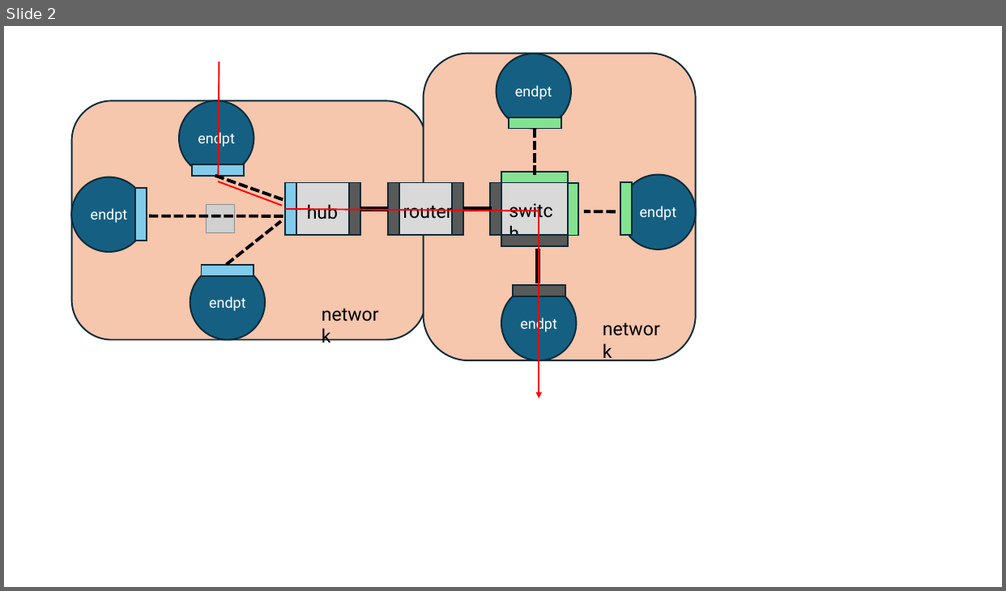
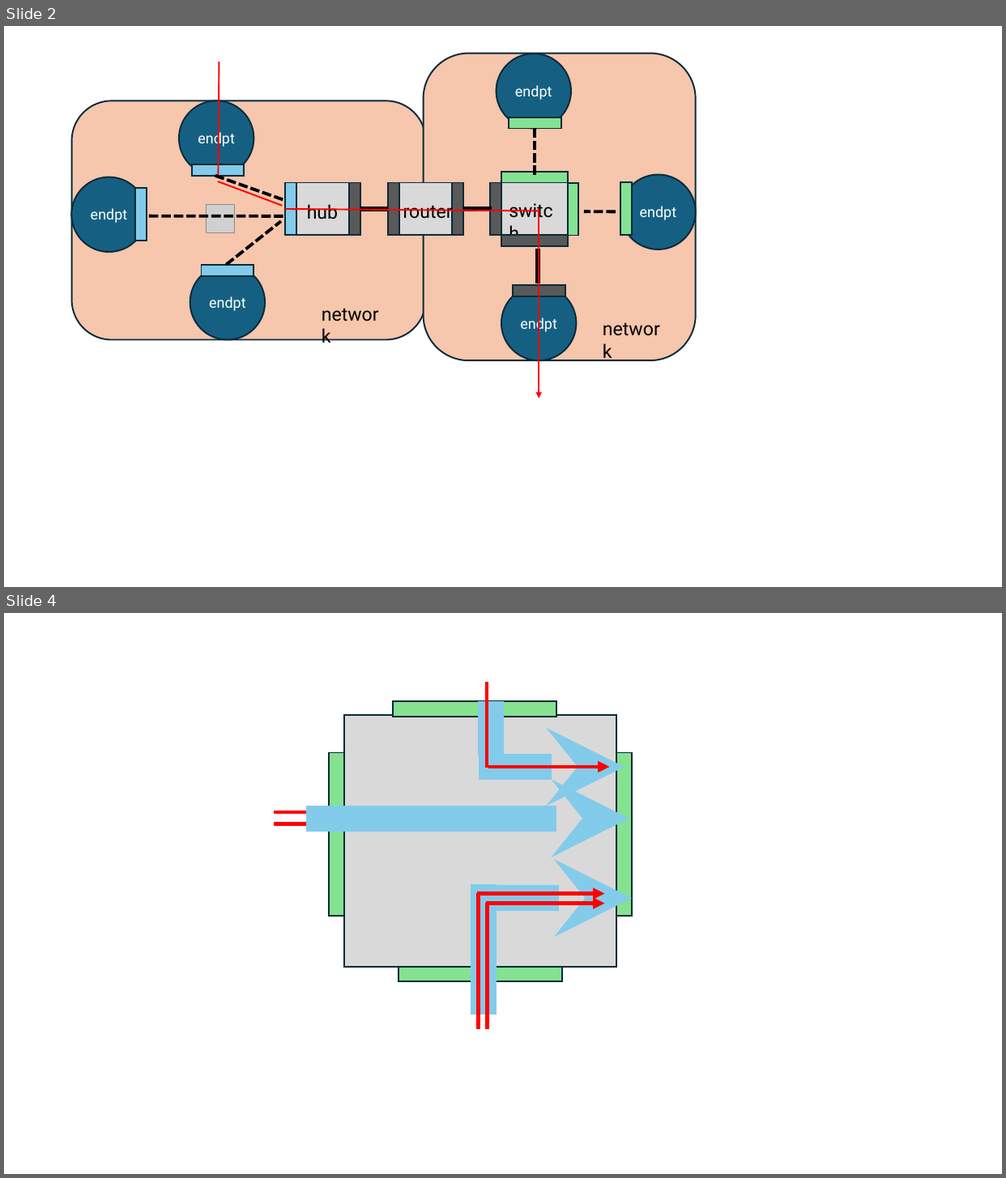
Before and after one commit to ITI/mrnes, a slide deck: docs/images/network.pptx. Shown one above the other, each under a label of ours: slide 2 before the commit, slides 2 and 4 after it; the slides between them are not shown. The pictures are 1006x591 and 1006x1178 pixels, drawn with LibreOffice and Linux fonts; fonts in the diff are those of the drawing; grey boxes stand for pictures. Boxes give left, top, right and bottom in pixels: in the first picture for what was removed or moved away, otherwise in the second. Text is boxed around its words. In the diff, an @@ line names an element or a change of style, - is before the commit and + after.

```diff
--- a/docs/images/network.pptx
+++ b/docs/images/network.pptx
@@ slide 4 added at bbox=[4, 613, 1002, 1174], background #FFFFFF @@
@@ group added at bbox=[306, 682, 632, 1029]: 6 arrows, 5 rectangles, 5 lines @@
@@ arrow added from (274, 812) to (604, 812), #FF0000 3.75 pt @@
@@ arrow added from (274, 824) to (604, 824), #FF0000 3.75 pt @@
```
Also in this commit, not shown: 1 other slide added, 15 other files.
